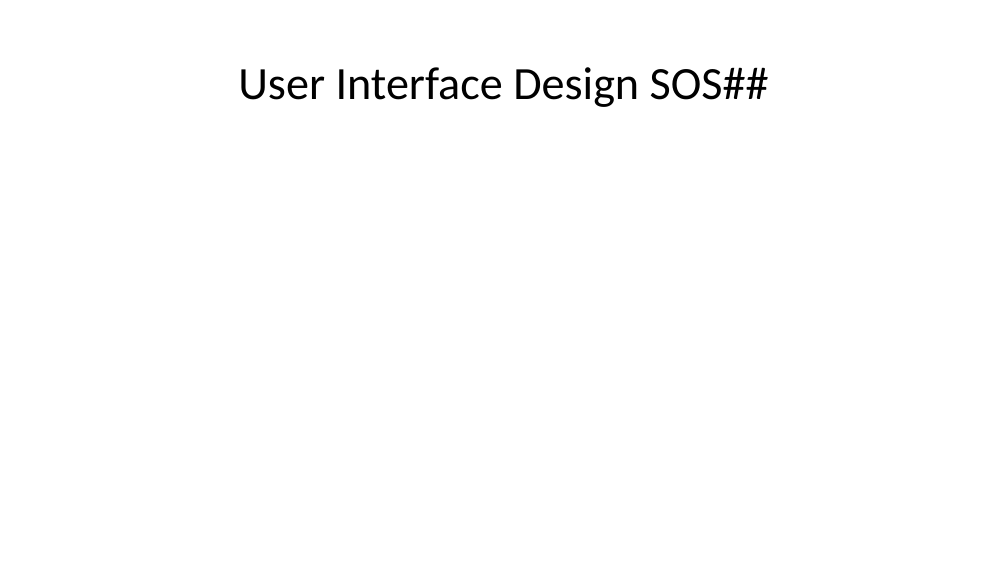
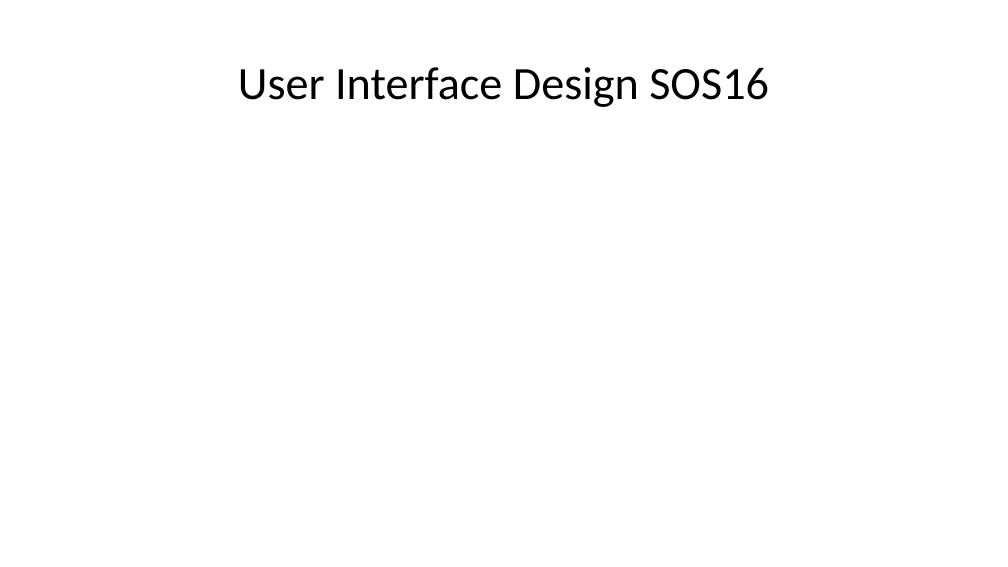
Before and after one commit to arocho032/CEN4010-Team-5, a slide deck: slide 9 of specifications/deliv1/SOS Deliverable 1 Presentation.pptx. Drawn at 1008x567 pixels with LibreOffice and Linux fonts; fonts in the diff are those of the drawing. Boxes give left, top, right and bottom in pixels: in the first picture for what was removed or moved away, otherwise in the second. Text is boxed around its words. In the diff, an @@ line names an element or a change of style, - is before the commit and + after.

```diff
--- a/specifications/deliv1/SOS Deliverable 1 Presentation.pptx
+++ b/specifications/deliv1/SOS Deliverable 1 Presentation.pptx
@@ title at [238, 67, 769, 107]: text changed @@
-User Interface Design SOS##
+User Interface Design SOS16
```
Also in this commit, not shown: 9 other slides changed, 4 slides added, 4 slides removed, 1 other file.
